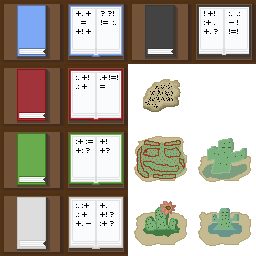
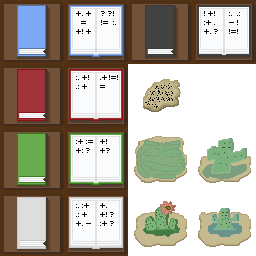
Comparing the layer stacks of the two 256 × 256 images. Changes:
painted on "cactus-spikes" over [134, 140, 251, 247]
